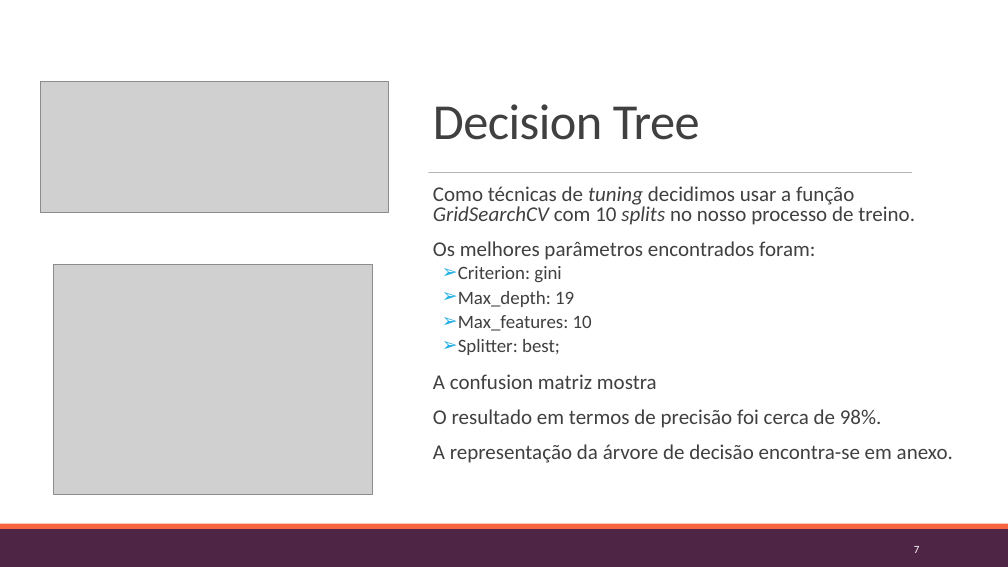
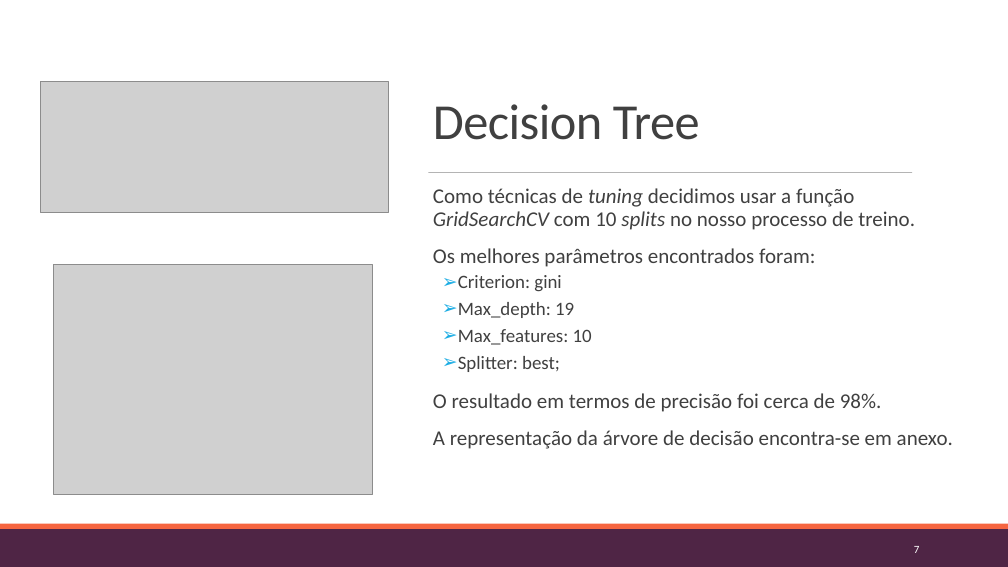
Before and after one commit to pedrovponte/IART-g39, a slide deck: slide 7 of proj2/docs/finalpresentation.pptx. Drawn at 1008x567 pixels with LibreOffice and Linux fonts; fonts in the diff are those of the drawing; grey boxes stand for pictures. Boxes give left, top, right and bottom in pixels: in the first picture for what was removed or moved away, otherwise in the second. Text is boxed around its words. In the diff, an @@ line names an element or a change of style, - is before the commit and + after.

```diff
--- a/proj2/docs/finalpresentation.pptx
+++ b/proj2/docs/finalpresentation.pptx
@@ text "Como técnicas de tuning decidimos ..." at (x1=433, y1=188, x2=953, y2=449): line spacing 0.8 to 0.9 @@
@@ text at (x1=433, y1=374, x2=657, y2=389): paragraph removed @@
-  A confusion matriz mostra
```
Also in this commit, not shown: 3 other slides changed, 1 other file.
